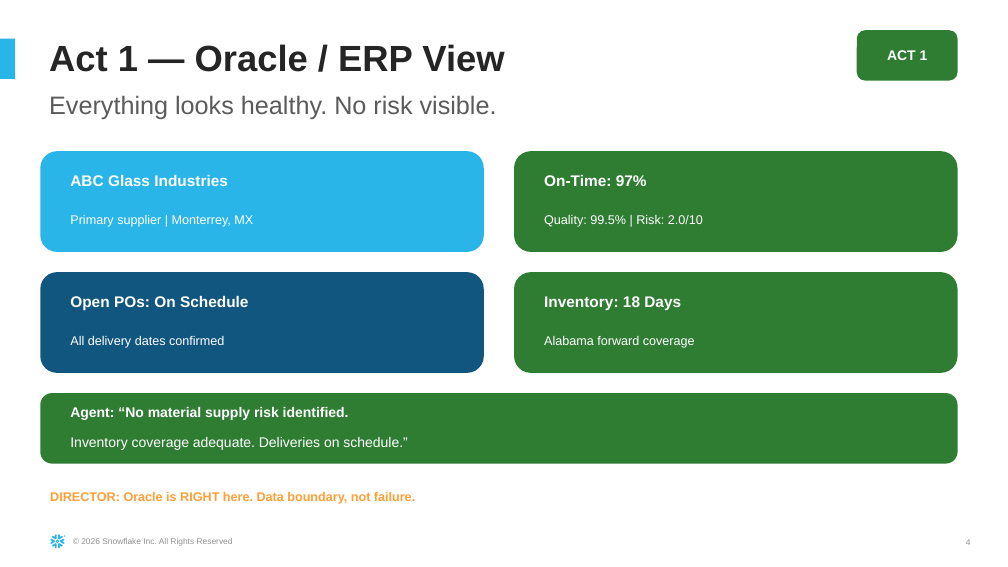
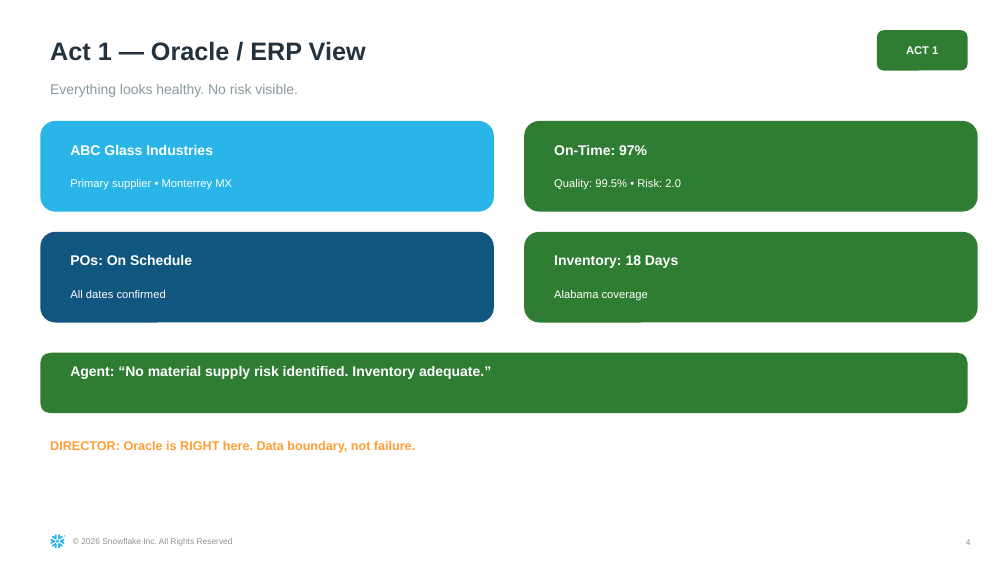
Before and after one commit to sfc-gh-sdickson/First-Solar, a slide deck: slide 4 of docs/First_Solar_Demo_Narrative.pptx. Drawn at 1008x567 pixels with LibreOffice and Linux fonts; fonts in the diff are those of the drawing. Boxes give left, top, right and bottom in pixels: in the first picture for what was removed or moved away, otherwise in the second. Text is boxed around its words. In the diff, an @@ line names an element or a change of style, - is before the commit and + after.

Commit message:
Fix PPTX: eliminate Click-to-add boxes, fix text sizing
Uses Blank layout (layout 19) for all content slides - zero empty
placeholders means no "Click to add" text anywhere. All font sizes
reduced (7-10pt body, 18pt titles) to fit within 10x5.62 dimensions.
Only Cover, Quote, Divider, and Thank You use template layouts with
all their placeholders properly filled.

.... Generated with [Cortex Code](https://docs.snowflake.com/en/user-guide/cortex-code/cortex-code)

```diff
--- a/docs/First_Solar_Demo_Narrative.pptx
+++ b/docs/First_Solar_Demo_Narrative.pptx
@@ rectangle removed at [0,38,15,79] @@
@@ text "Act 1 — Oracle / ..." at [50,41,366,61]: size 26 to 18 pt, text colour #252525 to #24323D; line spacing 0.85 to 1 @@
@@ rounded rectangle "ACT 1": place and size @@
-rounded rectangle "ACT 1" at [857,30,958,81]
+rounded rectangle "ACT 1" at [877,30,968,71]
@@ rounded rectangle "ACT 1" at [877,30,968,71]: size 10 to 8 pt @@
@@ text "Everything looks healthy. No risk ...": place and size @@
-text "Everything looks healthy. No risk ..." at [49,95,497,119]
+text "Everything looks healthy. No risk ..." at [50,84,298,97]
@@ text "Everything looks healthy. No risk ..." at [50,84,298,97]: size 18 to 10 pt, text colour #5B5B5B to #8A999E; line spacing 1.14 to 1 @@
@@ rounded rectangle: place and size @@
-rounded rectangle at [40,151,484,252]
+rounded rectangle at [40,121,494,212]
@@ text "ABC Glass Industries": place and size @@
-text "ABC Glass Industries" at [70,175,228,186]
+text "ABC Glass Industries" at [70,145,213,155]
@@ rounded rectangle: place and size @@
-rounded rectangle at [514,151,958,252]
+rounded rectangle at [524,121,978,212]
@@ text "On-Time: 97%": place and size @@
-text "On-Time: 97%" at [544,175,647,186]
+text "On-Time: 97%" at [554,145,647,155]
@@ text at [70,179,232,189]: text changed; size 9 to 8 pt @@
-Primary supplier | Monterrey, MX
+Primary supplier • Monterrey MX
@@ text at [554,179,681,189]: text changed; size 9 to 8 pt @@
-Quality: 99.5% | Risk: 2.0/10
+Quality: 99.5% • Risk: 2.0
@@ rounded rectangle: place and size @@
-rounded rectangle at [40,272,484,373]
+rounded rectangle at [40,232,494,323]
@@ rounded rectangle: place and size @@
-rounded rectangle at [514,272,958,373]
+rounded rectangle at [524,232,978,323]
@@ text at [70,255,192,265]: text changed; size 11 to 10 pt @@
-Open POs: On Schedule
+POs: On Schedule
@@ size 11 to 10 pt in 3 elements at [70,145,213,155], [554,145,647,155], [554,255,678,268] @@
@@ text "Inventory: 18 Days": place and size @@
-text "Inventory: 18 Days" at [544,296,681,310]
+text "Inventory: 18 Days" at [554,255,678,268]
@@ text at [70,290,166,298]: text changed; size 9 to 8 pt @@
-All delivery dates confirmed
+All dates confirmed
@@ text at [554,290,648,300]: text changed; size 9 to 8 pt @@
-Alabama forward coverage
+Alabama coverage
@@ rounded rectangle: place and size @@
-rounded rectangle at [40,393,958,464]
+rounded rectangle at [40,353,968,413]
@@ text at [70,366,491,379]: text changed @@
-Agent: “No material supply risk identified.
+Agent: “No material supply risk identified. Inventory adequate.”
@@ text "DIRECTOR: Oracle is RIGHT here. ...": place and size @@
-text "DIRECTOR: Oracle is RIGHT here. ..." at [50,492,415,504]
+text "DIRECTOR: Oracle is RIGHT here. ..." at [50,441,415,453]
@@ text removed at [70,437,407,450] @@
-Inventory coverage adequate. Deliveries on schedule.”
```
Also in this commit, not shown: 10 other slides changed, 1 slide added, 1 slide removed.
